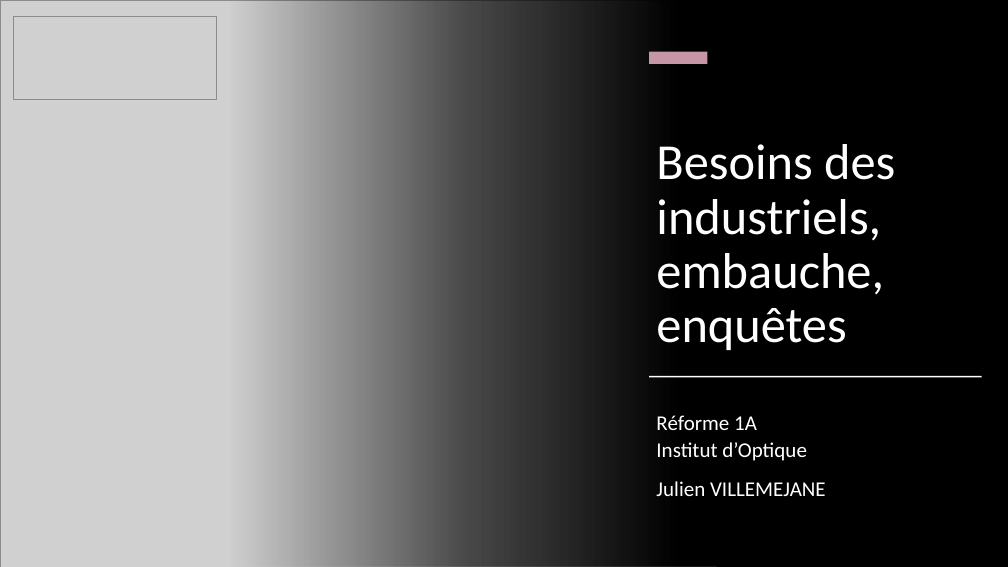
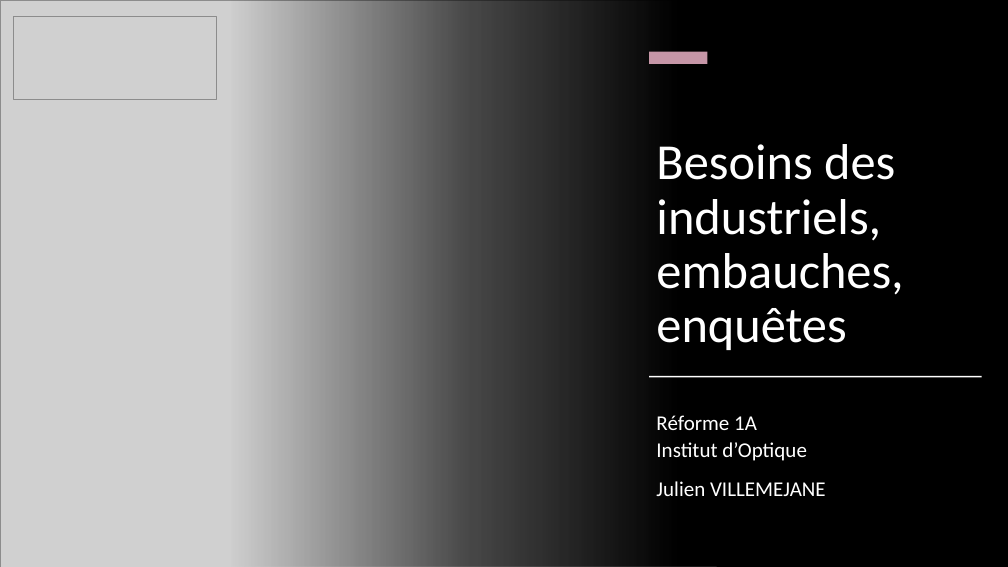
Before and after one commit to jvillemejane/jvillemejane, a slide deck: slide 5 of Presentations/2024_COPERF_Informatique.pptx. Drawn at 1008x567 pixels with LibreOffice and Linux fonts; fonts in the diff are those of the drawing; grey boxes stand for pictures. Boxes give left, top, right and bottom in pixels: in the first picture for what was removed or moved away, otherwise in the second. Text is boxed around its words. In the diff, an @@ line names an element or a change of style, - is before the commit and + after.

```diff
--- a/Presentations/2024_COPERF_Informatique.pptx
+++ b/Presentations/2024_COPERF_Informatique.pptx
@@ title at [656,144,903,350]: text changed @@
-Besoins des industriels, embauche, enquêtes
+Besoins des industriels, embauches, enquêtes
```
Also in this commit, not shown: 4 other slides changed, 11 slides added, 5 slides removed, 2 other files.
